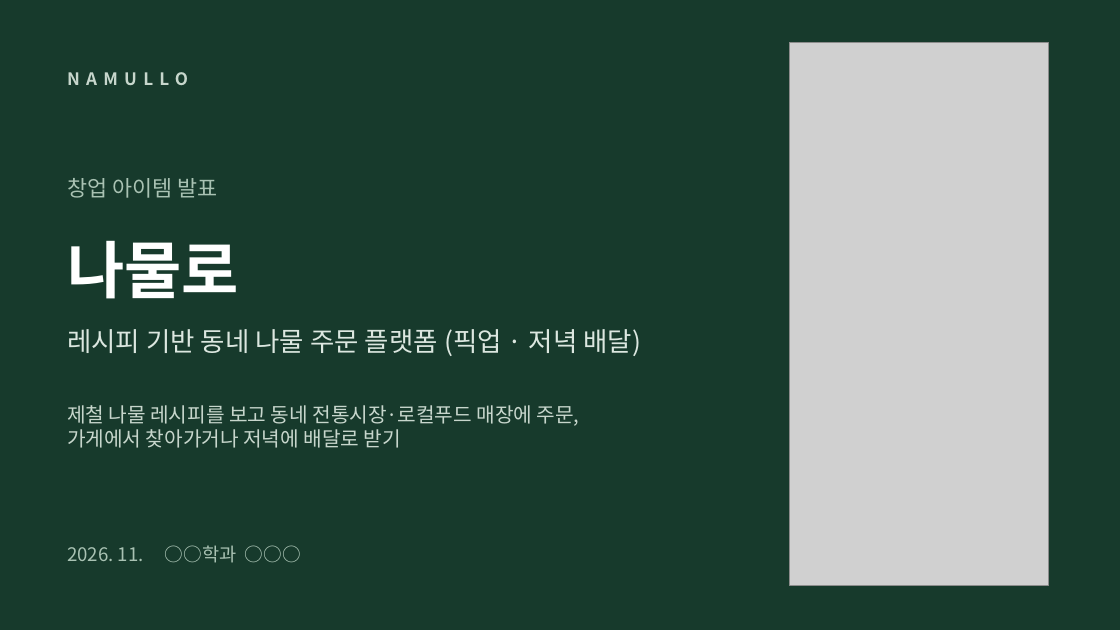
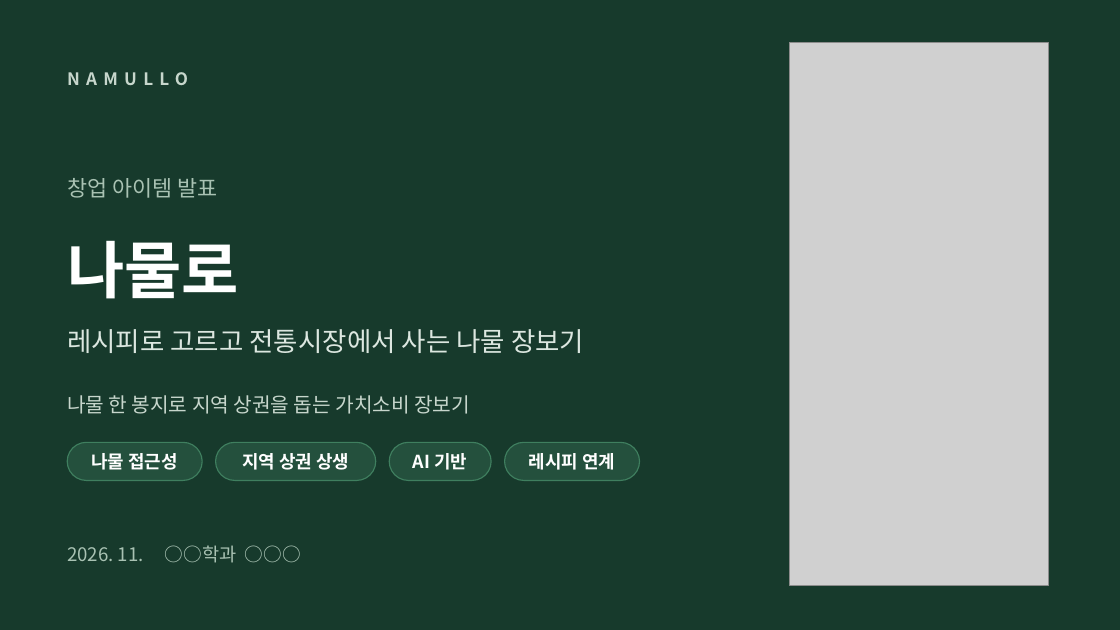
Before and after one commit to yonghoon7153-source/Yonghoon-DEM-DFT, a slide deck: slide 1 of namul-platform/02_발표자료_나물로.pptx. Drawn at 1120x630 pixels with LibreOffice and Linux fonts; fonts in the diff are those of the drawing; grey boxes stand for pictures. Boxes give left, top, right and bottom in pixels: in the first picture for what was removed or moved away, otherwise in the second. Text is boxed around its words. In the diff, an @@ line names an element or a change of style, - is before the commit and + after.

```diff
--- a/namul-platform/02_발표자료_나물로.pptx
+++ b/namul-platform/02_발표자료_나물로.pptx
@@ text at <box>67,329,584,353</box>: text changed @@
-레시피 기반 동네 나물 주문 플랫폼 (픽업 · 저녁 배달)
+레시피로 고르고 전통시장에서 사는 나물 장보기
@@ text removed at <box>67,405,580,448</box> @@
-제철 나물 레시피를 보고 동네 전통시장·로컬푸드 매장에 주문,
-가게에서 찾아가거나 저녁에 배달로 받기
@@ text added at <box>67,395,470,414</box>, 13 pt, text #C7D6CC @@
+나물 한 봉지로 지역 상권을 돕는 가치소비 장보기
@@ rounded rectangle added at <box>67,442,203,480</box>, fill #24503D, outline #3F7F5F 0.75 pt @@
@@ rounded rectangle added at <box>216,442,376,480</box>, fill #24503D, outline #3F7F5F 0.75 pt @@
@@ rounded rectangle added at <box>390,442,492,480</box>, fill #24503D, outline #3F7F5F 0.75 pt @@
@@ rounded rectangle added at <box>504,442,640,480</box>, fill #24503D, outline #3F7F5F 0.75 pt @@
@@ text added at <box>91,453,177,470</box>, 11.5 pt, text #FFFFFF, bold @@
+나물 접근성
@@ text added at <box>242,453,349,470</box>, 11.5 pt, text #FFFFFF, bold @@
+지역 상권 상생
@@ text added at <box>413,453,467,470</box>, 11.5 pt, text #FFFFFF, bold @@
+AI 기반
@@ text added at <box>529,453,615,470</box>, 11.5 pt, text #FFFFFF, bold @@
+레시피 연계
```
Also in this commit, not shown: 9 other slides changed, 23 other files.
